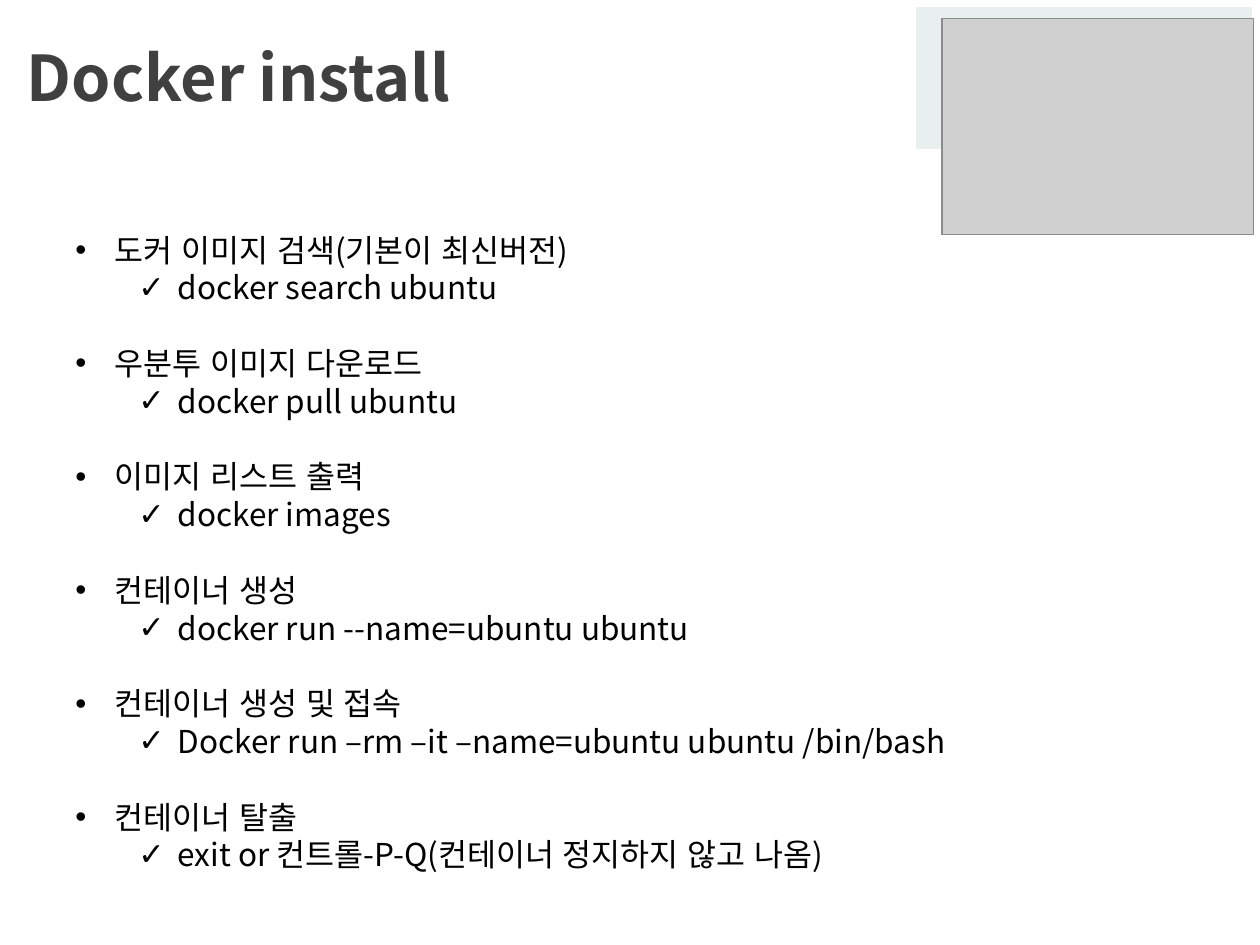
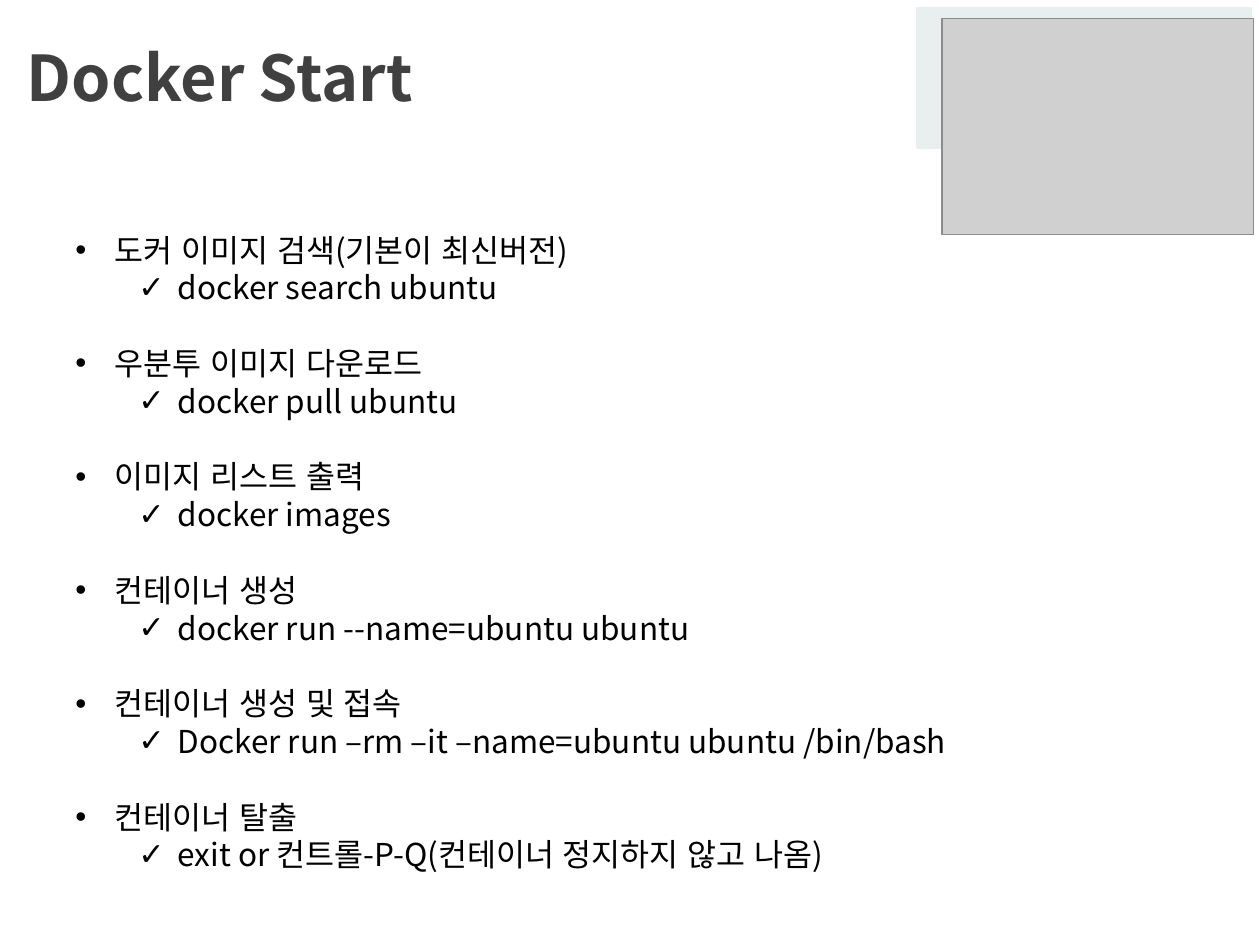
Before and after one commit to SSU-ALOE/IT_Trend_Conference, a slide deck: slide 22 of pandog_docker[4.26].pptx (slide 18 before the commit). Drawn at 1260x945 pixels with LibreOffice and Linux fonts; fonts in the diff are those of the drawing; grey boxes stand for pictures; background and template pictures are left out. Boxes give left, top, right and bottom in pixels: in the first picture for what was removed or moved away, otherwise in the second. Text is boxed around its words. In the diff, an @@ line names an element or a change of style, - is before the commit and + after.

```diff
--- a/pandog_docker[4.26].pptx
+++ b/pandog_docker[4.26].pptx
@@ title at [27, 50, 413, 102]: text changed @@
-Docker install
+Docker Start
```
Also in this commit, not shown: 8 other slides changed, 9 slides added.
